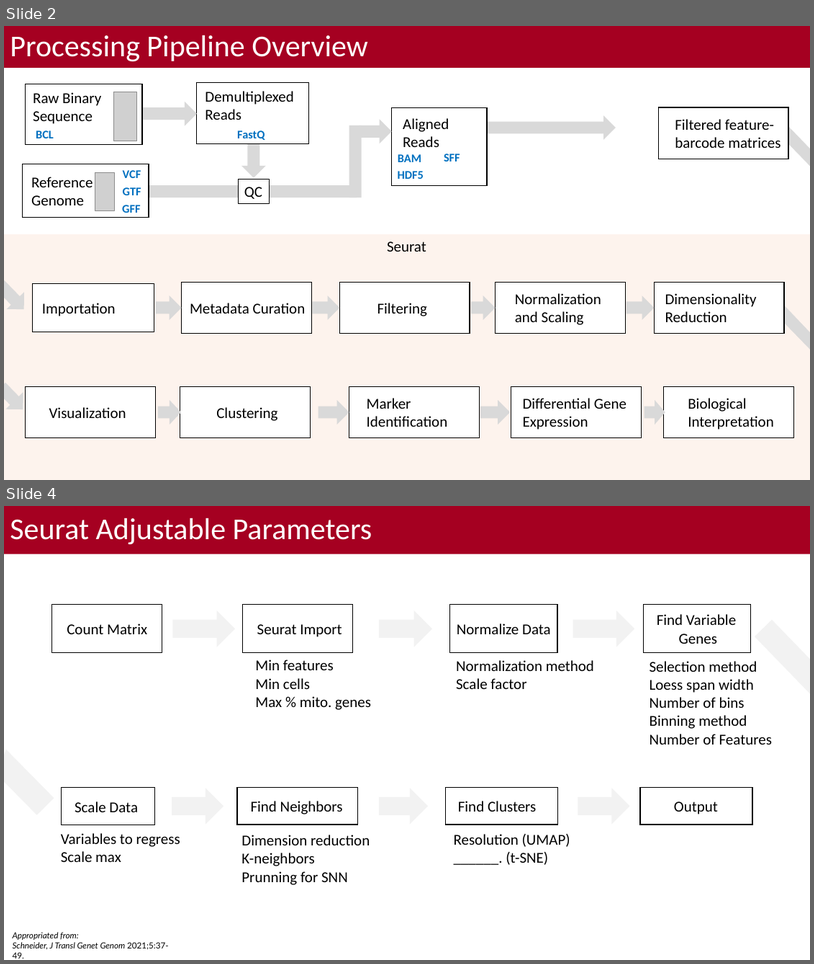
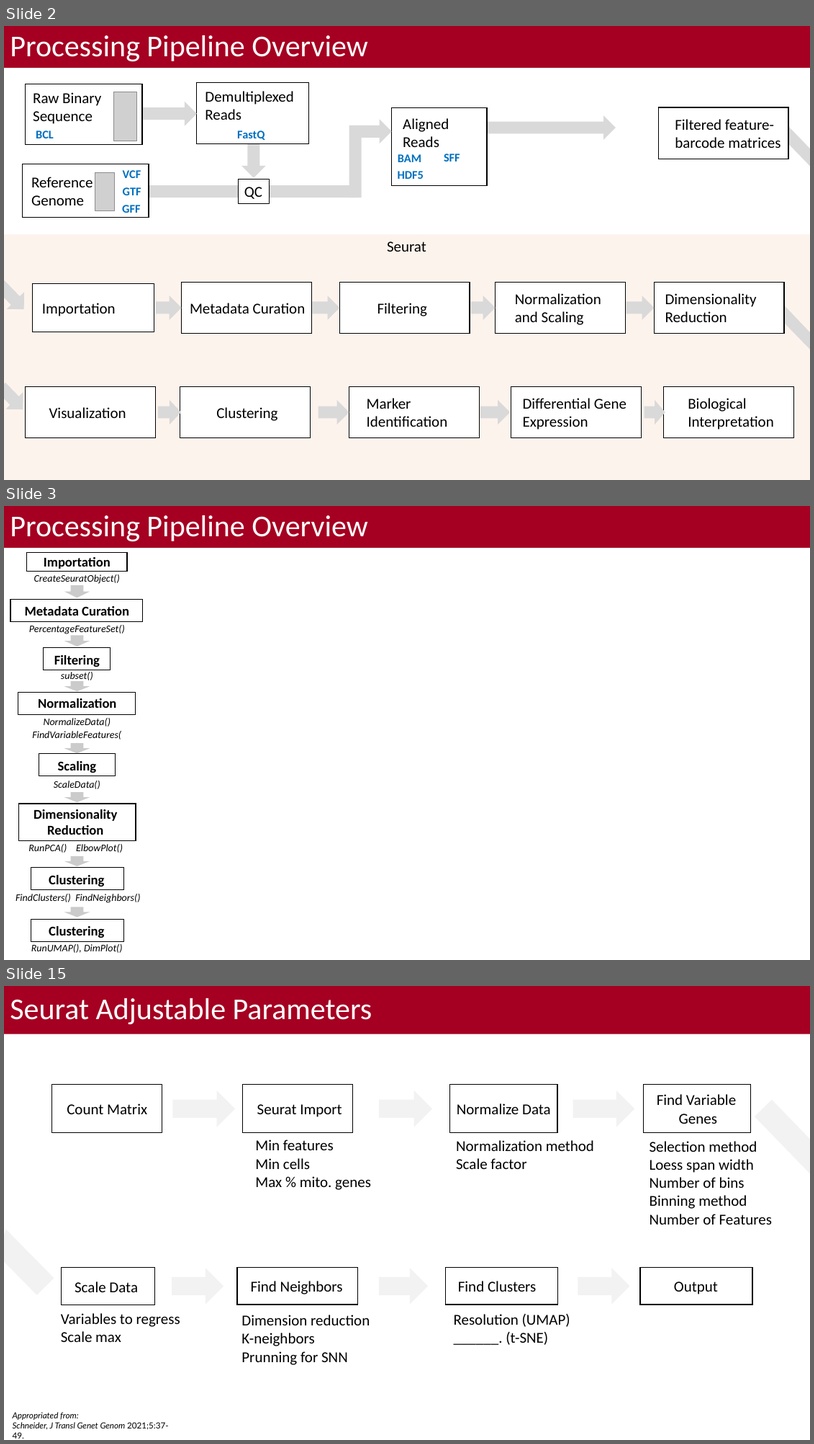
Before and after one commit to bacorli2/scrna_workshop, a slide deck: M3_Seurat_Processing/M3_Seurat_Processing.pptx. Shown one above the other, each under a label of ours: slides 2 and 4 before the commit, slides 2, 3 and 15 after it; the slides between them are not shown. The pictures are 814x964 and 814x1444 pixels, drawn with LibreOffice and Linux fonts; fonts in the diff are those of the drawing; grey boxes stand for pictures; background and template pictures are left out. Boxes give left, top, right and bottom in pixels: in the first picture for what was removed or moved away, otherwise in the second. Text is boxed around its words. In the diff, an @@ line names an element or a change of style, - is before the commit and + after.

```diff
--- a/M3_Seurat_Processing/M3_Seurat_Processing.pptx
+++ b/M3_Seurat_Processing/M3_Seurat_Processing.pptx
@@ slide 3 added at bbox=[4, 506, 810, 960], background #FFFFFF; not listed: 1 template element that a slide beside it also shows @@
@@ title added at bbox=[4, 506, 810, 548], fill #A50021, 36 pt, text #FFFFFF @@
+Processing Pipeline Overview
@@ rectangle added at bbox=[27, 553, 127, 571], fill #FFFFFF, outline #000000 1 pt @@
@@ text added at bbox=[44, 557, 111, 569], 16 pt, text #000000, bold @@
+Importation
@@ text added at bbox=[34, 574, 120, 584], 12 pt, text #000000, italic @@
+CreateSeuratObject()
@@ right arrow added at bbox=[64, 585, 90, 597], fill #CBCBCB @@
@@ rectangle added at bbox=[10, 599, 143, 621], fill #FFFFFF, outline #000000 1 pt @@
@@ text added at bbox=[25, 606, 129, 615], 16 pt, text #000000, bold @@
+Metadata Curation
@@ text added at bbox=[29, 625, 125, 634], 12 pt, text #000000, italic @@
+PercentageFeatureSet()
@@ right arrow added at bbox=[64, 635, 90, 646], fill #CBCBCB @@
@@ rectangle added at bbox=[44, 648, 111, 670], fill #FFFFFF, outline #000000 1 pt @@
@@ text added at bbox=[54, 655, 100, 667], 16 pt, text #000000, bold @@
+Filtering
@@ text added at bbox=[61, 672, 93, 682], 12 pt, text #000000, italic @@
+subset()
@@ rectangle added at bbox=[18, 692, 135, 715], fill #FFFFFF, outline #000000 1 pt @@
@@ text added at bbox=[38, 698, 116, 708], 16 pt, text #000000, bold @@
+Normalization
@@ right arrow added at bbox=[64, 681, 90, 692], fill #CBCBCB @@
@@ text added at bbox=[44, 718, 111, 726], 12 pt, text #000000, italic @@
+NormalizeData()
@@ text added at bbox=[32, 731, 121, 739], 12 pt, text #000000, italic @@
+FindVariableFeatures()
@@ right arrow added at bbox=[64, 743, 90, 753], fill #CBCBCB @@
@@ rectangle added at bbox=[39, 754, 116, 776], fill #FFFFFF, outline #000000 1 pt @@
@@ text added at bbox=[58, 761, 97, 772], 16 pt, text #000000, bold @@
+Scaling
@@ text added at bbox=[54, 780, 100, 789], 12 pt, text #000000, italic @@
+ScaleData()
@@ rectangle added at bbox=[18, 803, 136, 841], fill #FFFFFF, outline #000000 1 pt @@
@@ right arrow added at bbox=[64, 792, 90, 802], fill #CBCBCB @@
@@ text added at bbox=[34, 809, 117, 834], 16 pt, text #000000, bold @@
+Dimensionality
+Reduction
@@ text added at bbox=[28, 844, 123, 852], 12 pt, text #000000, italic @@
+RunPCA() ElbowPlot()
@@ rectangle added at bbox=[31, 867, 124, 890], fill #FFFFFF, outline #000000 1 pt @@
@@ right arrow added at bbox=[64, 856, 90, 866], fill #CBCBCB @@
@@ text added at bbox=[16, 893, 140, 903], 12 pt, text #000000, italic @@
+FindClusters() FindNeighbors()
@@ text added at bbox=[49, 875, 104, 886], 16 pt, text #000000, bold @@
+Clustering
@@ right arrow added at bbox=[64, 907, 90, 917], fill #CBCBCB @@
@@ rectangle added at bbox=[31, 919, 124, 941], fill #FFFFFF, outline #000000 1 pt @@
@@ text added at bbox=[49, 926, 104, 937], 16 pt, text #000000, bold @@
+Clustering
@@ text added at bbox=[31, 944, 123, 952], 12 pt, text #000000, italic @@
+RunUMAP(), DimPlot()
@@ what was slide 4 is now slide 15 @@
```
Also in this commit, not shown: 11 other slides added, 2 slides removed, 2 other files.
